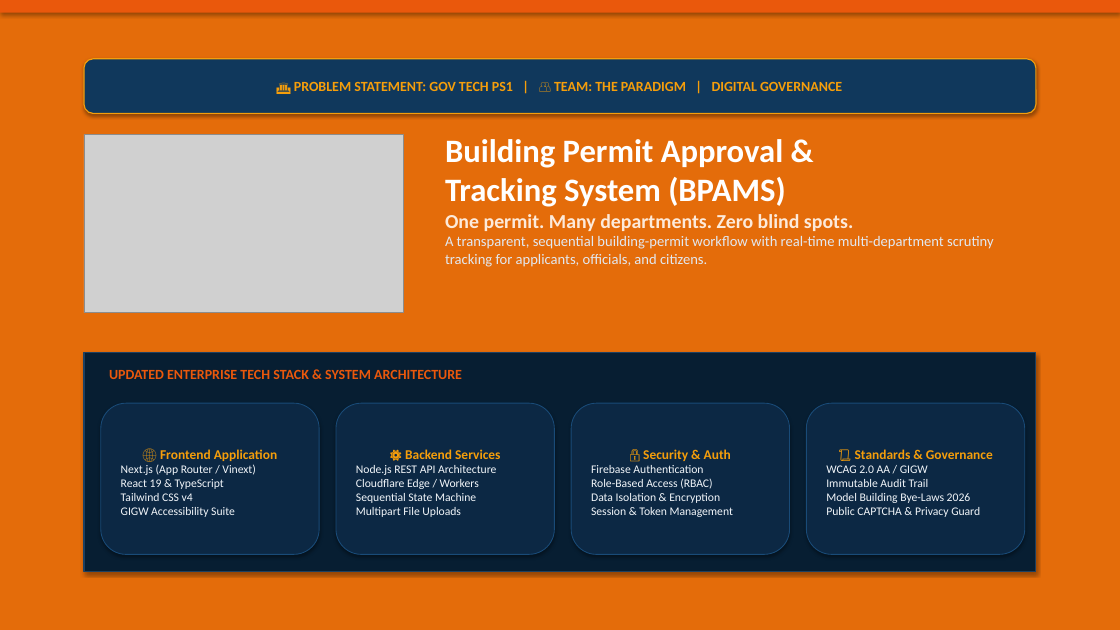
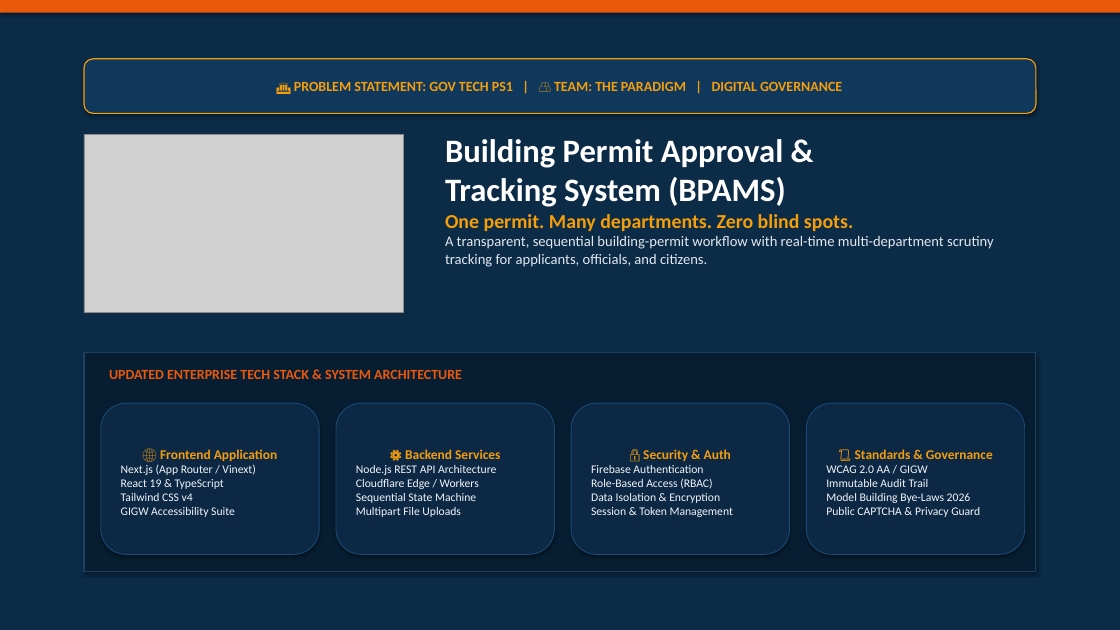
Before and after one commit to aniketcore/linkup, a slide deck: slide 1 of LinkUp_Presentation.pptx. Drawn at 1120x630 pixels with LibreOffice and Linux fonts; fonts in the diff are those of the drawing; grey boxes stand for pictures. Boxes give left, top, right and bottom in pixels: in the first picture for what was removed or moved away, otherwise in the second. Text is boxed around its words. In the diff, an @@ line names an element or a change of style, - is before the commit and + after.

Commit message:
ppt

```diff
--- a/LinkUp_Presentation.pptx
+++ b/LinkUp_Presentation.pptx
@@ rectangle at [0,0,1120,630]: fill #E46C0A to #0B2B47 @@
@@ text at [445,214,853,231]: text colour #FDEADA to #F59E0B in "One permit. Many departments. Zero blind spots." @@
```
Also in this commit, not shown: 1 other file.
